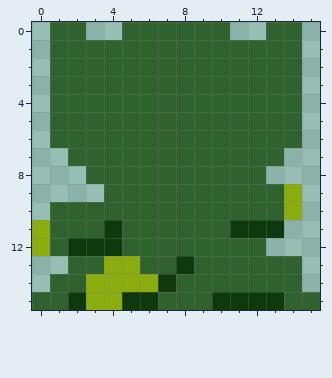
Two states of a pixel-art file, assets/player_north.ase. Above: the version before the commit.
16x16 pixels, 1 frame.
Once edited:
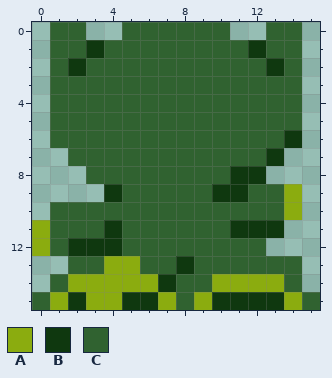
Palette (. is transparent): A #8bac0f  B #0f380f  C #306230
Changes in this commit:
Colour C gives way to colour A in row 14 at x 2 and 10 to 13; in row 15 at x 1, 7, 9 and 14.
Colour C gives way to colour B in row 1 at x 3 and 12; in row 2 at x 2 and 13; in row 6 at x 14; in row 7 at x 13; in row 8 at x 11 to 12; in row 9 at x 4 and 10 to 11.
Pixel boxes of the changes (left, top, right, bottom) in both pictures:
changed: (68, 40, 104, 76)
changed: (248, 40, 284, 76)
changed: (158, 130, 302, 310)
changed: (50, 184, 122, 310)
